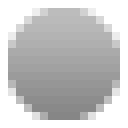
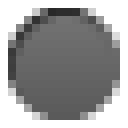
The second 128px x 128px image is a revision of the first. Changes to its layers:
renamed "micon_loaded" to "micon_movie", opacity 75% → 100% over [8, 8, 120, 120]
